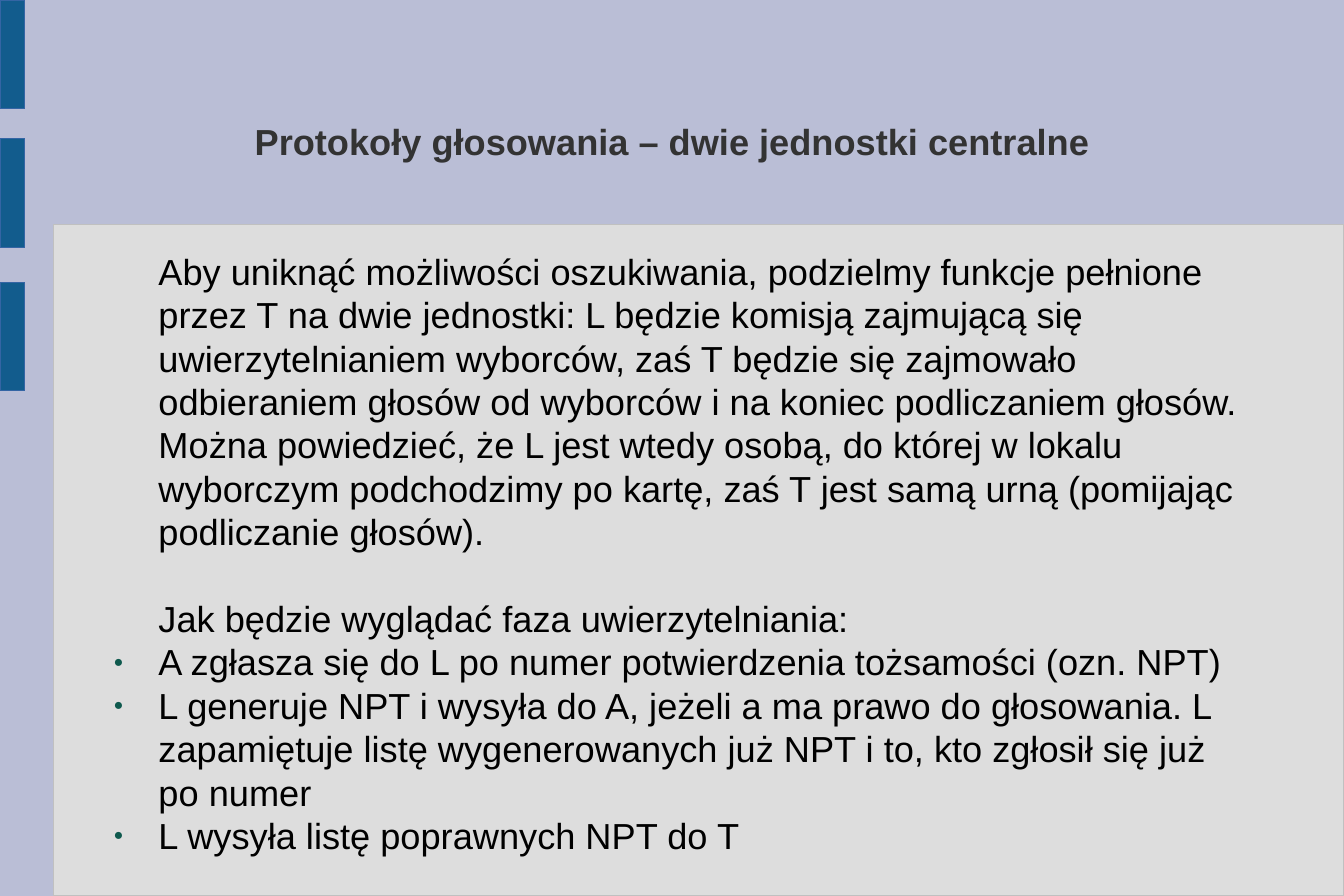
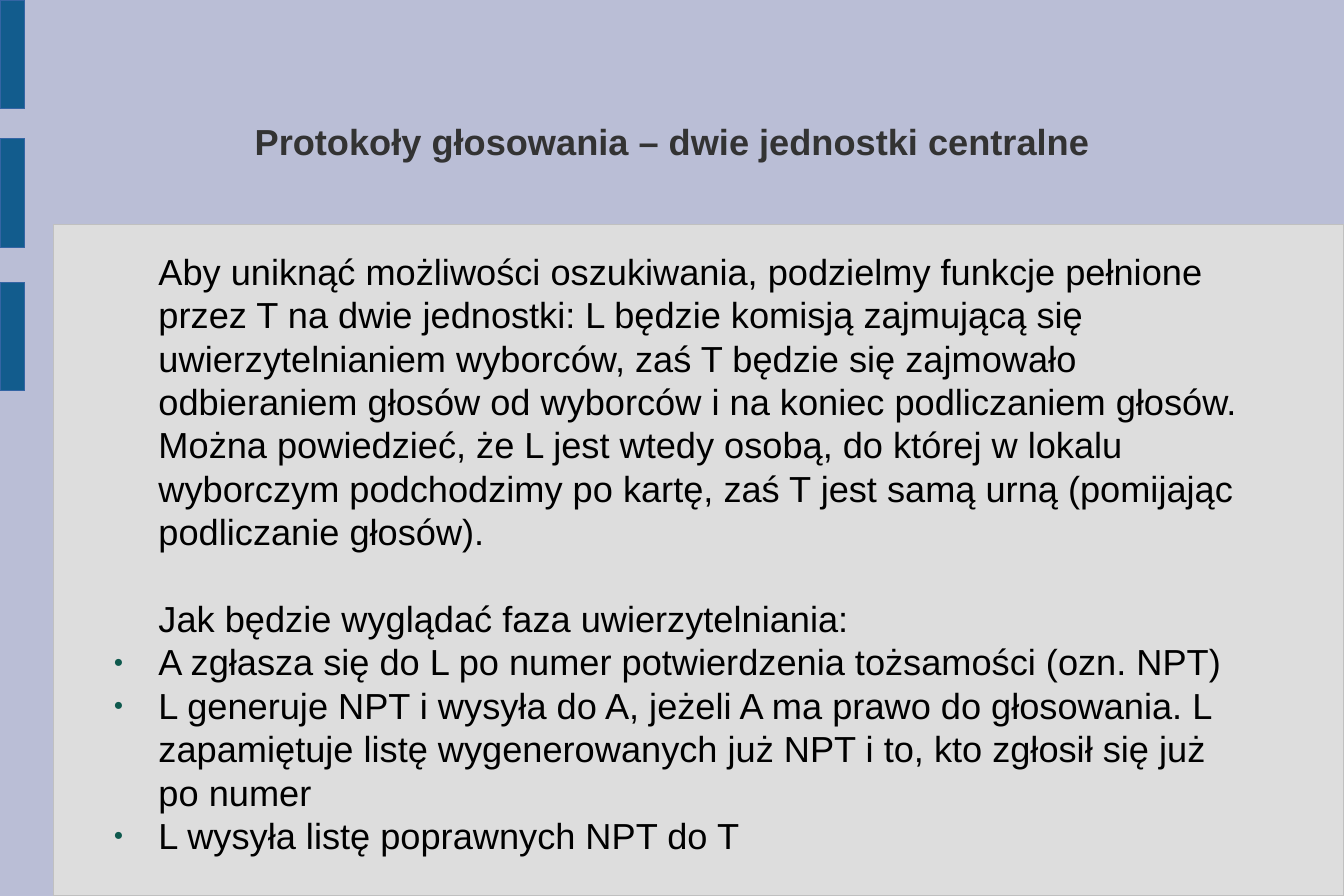
Before and after one commit to abhay123lp/internetvotingsystem, a slide deck: slide 19 of Tutorial/2. Protokoly (dla zainteresowanych).odp. Drawn at 1344x896 pixels with LibreOffice and Linux fonts; fonts in the diff are those of the drawing. Boxes give left, top, right and bottom in pixels: in the first picture for what was removed or moved away, otherwise in the second. Text is boxed around its words. In the diff, an @@ line names an element or a change of style, - is before the commit and + after.

```diff
--- a/Tutorial/2. Protokoly (dla zainteresowanych).odp
+++ b/Tutorial/2. Protokoly (dla zainteresowanych).odp
@@ text at bbox=[158, 692, 1212, 812]: text changed @@
-● L generuje NPT i wysyła do A, jeżeli a ma prawo do głosowania. L zapamiętuje listę wygenerowanych już NPT i to, kto zgłosił się już po numer
+● L generuje NPT i wysyła do A, jeżeli A ma prawo do głosowania. L zapamiętuje listę wygenerowanych już NPT i to, kto zgłosił się już po numer
```
Also in this commit, not shown: 4 other slides changed.
